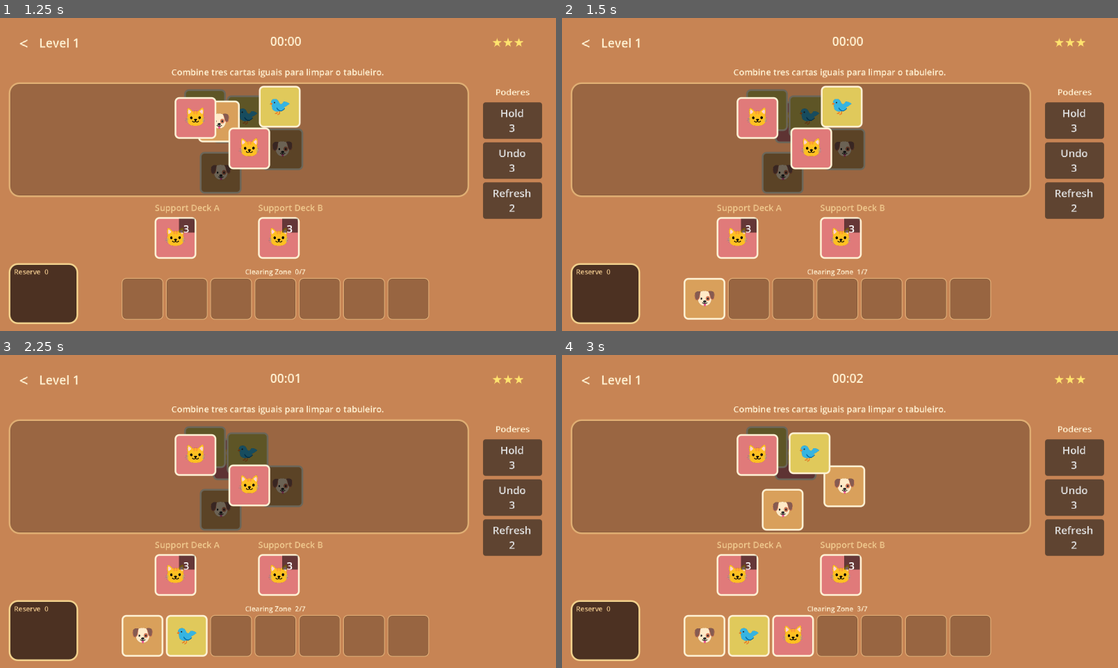
Above: before the commit, frames 1-4 (two rows, left to right).
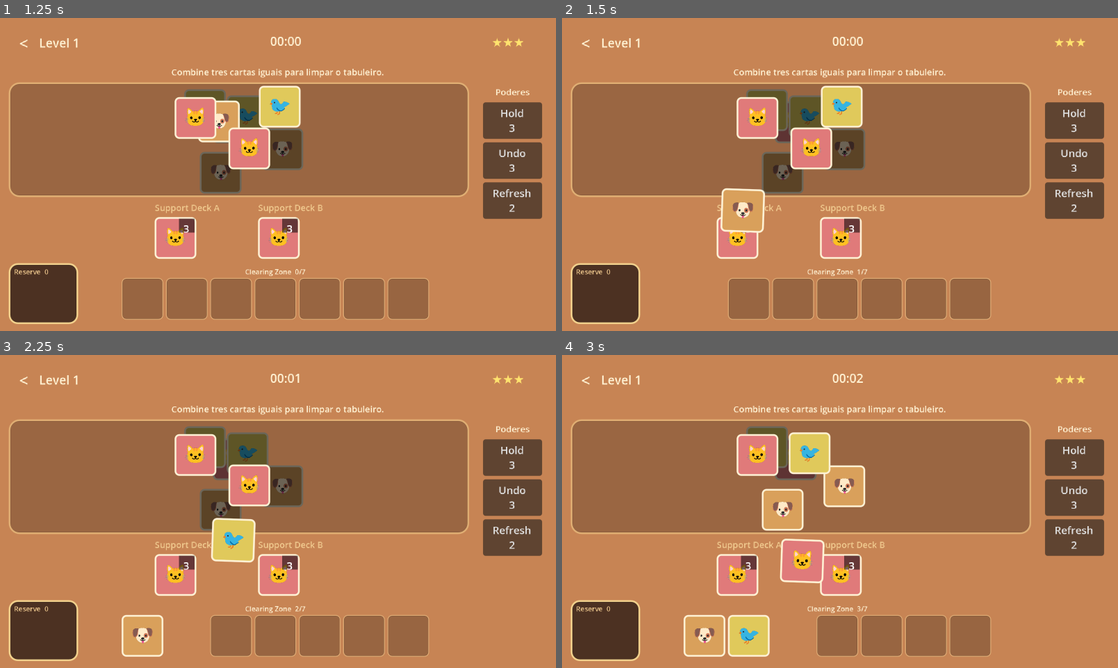
Above: after the commit, the same moments.

Repository: rikardop05/game-cartitas
Game: Godot game, scene res://scenes/main.tscn
The game is run twice, just before and just after one commit, with the same random seed, the same clock (stepped at 60 frames per second) and the same inputs.
Inputs (mouse positions are in pixels of both pictures, inside the frame that each line leads up to):
- Up to frame 1 (1.25 s): click "Level 1 ☆☆☆" at 0.5 s
- Up to frame 2 (1.5 s): click (778, 121) at 1.27 s
- Up to frame 3 (2.25 s): click (278, 442) at 2.02 s
- Up to frame 4 (3 s): click (812, 486) at 2.77 s

Frame 1 is identical in both runs. In frame 2, 2.0% of the frame differs, in the area x 21-37%, y 54-97%; in frame 3, 2.1%, in the area x 29-46%, y 52-97%; in frame 4, 2.1%.

Commit message:
Animate cards into clearing zone

Diff:
--- a/scripts/ui/level_screen.gd
+++ b/scripts/ui/level_screen.gd
@@ -23,6 +23,7 @@
 var zone_header: Label
 var instruction_label: Label
 var _is_landscape := true
+var _animating_card := false
 var _ended := false
 
 func _ready() -> void:
@@ -523,28 +524,48 @@
 	return p
 
 func _on_card(card_id: String) -> void:
-	if controller.status != GameController.Status.PLAYING:
-		return
-	controller.select_card(card_id)
+	if controller.status != GameController.Status.PLAYING or _animating_card:
+		return
+	var card := controller.board.get_card(card_id)
+	if card == null:
+		return
+	var source_rect := _board_card_rect(card)
+	var target_index := controller.zone.size()
+	var result := controller.select_card(card_id)
 	render()
+	if result["ok"]:
+		await _animate_card_to_zone(card.type, source_rect, target_index, result["matched_ids"].has(card_id))
 	_check_end()
 
 func _on_deck(deck_id: String) -> void:
-	if controller.status != GameController.Status.PLAYING:
-		return
-	controller.use_deck(deck_id)
+	if controller.status != GameController.Status.PLAYING or _animating_card:
+		return
+	var deck: DeckManager = controller.deck_a if deck_id == "a" else controller.deck_b
+	var card_type := deck.current_type()
+	var source_rect := (deck_a_btn if deck_id == "a" else deck_b_btn).get_global_rect()
+	var target_index := controller.zone.size()
+	var result := controller.use_deck(deck_id)
 	render()
+	if result["ok"]:
+		await _animate_card_to_zone(card_type, source_rect, target_index, result["matched_ids"].size() > 0)
 	_check_end()
 
 func _on_reserve_return(card_id: String) -> void:
-	if controller.status != GameController.Status.PLAYING:
-		return
-	controller.return_from_reserve(card_id)
+	if controller.status != GameController.Status.PLAYING or _animating_card:
+		return
+	var source_rect := _reserve_card_rect(card_id)
+	var card := _reserve_card(card_id)
+	if card == null:
+		return
+	var target_index := controller.zone.size()
+	var result := controller.return_from_reserve(card_id)
 	render()
+	if result["ok"]:
+		await _animate_card_to_zone(card.type, source_rect, target_index, result["matched_ids"].has(card_id))
 	_check_end()
 
 func _on_power(power: String) -> void:
-	if controller.status != GameController.Status.PLAYING:
+	if controller.status != GameController.Status.PLAYING or _animating_card:
 		return
 	match power:
 		"hold":
@@ -555,6 +576,90 @@
 			controller.use_refresh()
 	render()
 	_check_end()
+
+func _board_card_rect(card: Card) -> Rect2:
+	var layout := _board_layout()
+	var offset: Vector2 = layout["offset"]
+	return Rect2(
+		board_container.global_position + Vector2(
+			offset.x + card.position.x * float(layout["scale_x"]),
+			offset.y + card.position.y * float(layout["scale_y"])
+		),
+		CARD_DISPLAY_SIZE
+	)
+
+func _reserve_card(card_id: String) -> Card:
+	for card in controller.reserve:
+		if card.id == card_id:
+			return card
+	return null
+
+func _reserve_card_rect(card_id: String) -> Rect2:
+	var card := _reserve_card(card_id)
+	if card == null or reserve_container.get_child_count() == 0:
+		return Rect2(reserve_container.global_position, CARD_DISPLAY_SIZE)
+	var index := controller.reserve.find(card)
+	if index < 0 or index >= reserve_container.get_child_count():
+		return Rect2(reserve_container.global_position, CARD_DISPLAY_SIZE)
+	return reserve_container.get_child(index).get_global_rect()
+
+func _animate_card_to_zone(card_type: String, source_rect: Rect2, target_index: int, matched: bool) -> void:
+	_animating_card = true
+	await get_tree().process_frame
+	var target_rect := _zone_target_rect(target_index)
+	var ghost := _make_card_rect(card_type, false, CARD_DISPLAY_SIZE)
+	ghost.global_position = source_rect.position
+	ghost.pivot_offset = CARD_DISPLAY_SIZE / 2.0
+	ghost.rotation = deg_to_rad(4.0)
+	ghost.scale = Vector2(1.08, 1.08)
+	ghost.z_index = 2000
+	add_child(ghost)
+
+	var target: CanvasItem = null
+	if not matched and target_index < zone_container.get_child_count():
+		target = zone_container.get_child(target_index)
+		target.modulate = Color(1, 1, 1, 0)
+
+	var tween := create_tween()
+	tween.set_parallel(true)
+	tween.set_trans(Tween.TRANS_CUBIC)
+	tween.set_ease(Tween.EASE_IN_OUT)
+	tween.tween_property(ghost, "global_position", target_rect.position, 0.3)
+	tween.tween_property(ghost, "scale", Vector2.ONE, 0.3)
+	tween.tween_property(ghost, "rotation", 0.0, 0.3)
+	await tween.finished
+	if target != null:
+		var reveal := create_tween()
+		reveal.tween_property(target, "modulate", Color.WHITE, 0.1)
+		await reveal.finished
+	await _play_card_impact(target_rect.get_center())
+	ghost.queue_free()
+	_animating_card = false
+
+func _zone_target_rect(target_index: int) -> Rect2:
+	if zone_container.get_child_count() > 0:
+		var index := mini(target_index, zone_container.get_child_count() - 1)
+		return zone_container.get_child(index).get_global_rect()
+	var fallback := Rect2(zone_container.global_position, CARD_DISPLAY_SIZE)
+	fallback.position += Vector2(0, zone_container.size.y / 2.0 - CARD_DISPLAY_SIZE.y / 2.0)
+	return fallback
+
+func _play_card_impact(center: Vector2) -> void:
+	var impact := UiHelpers.symbol_label("✦", 24)
+	impact.position = center - Vector2(12, 12)
+	impact.size = Vector2(24, 24)
+	impact.horizontal_alignment = HORIZONTAL_ALIGNMENT_CENTER
+	impact.vertical_alignment = VERTICAL_ALIGNMENT_CENTER
+	impact.modulate = Color(1, 0.88, 0.35, 0.95)
+	impact.pivot_offset = Vector2(12, 12)
+	impact.z_index = 2001
+	add_child(impact)
+	var tween := create_tween()
+	tween.set_parallel(true)
+	tween.tween_property(impact, "scale", Vector2(1.6, 1.6), 0.16)
+	tween.tween_property(impact, "modulate", Color(1, 0.88, 0.35, 0), 0.16)
+	await tween.finished
+	impact.queue_free()
 
 func _check_end() -> void:
 	if controller.status == GameController.Status.WON:
